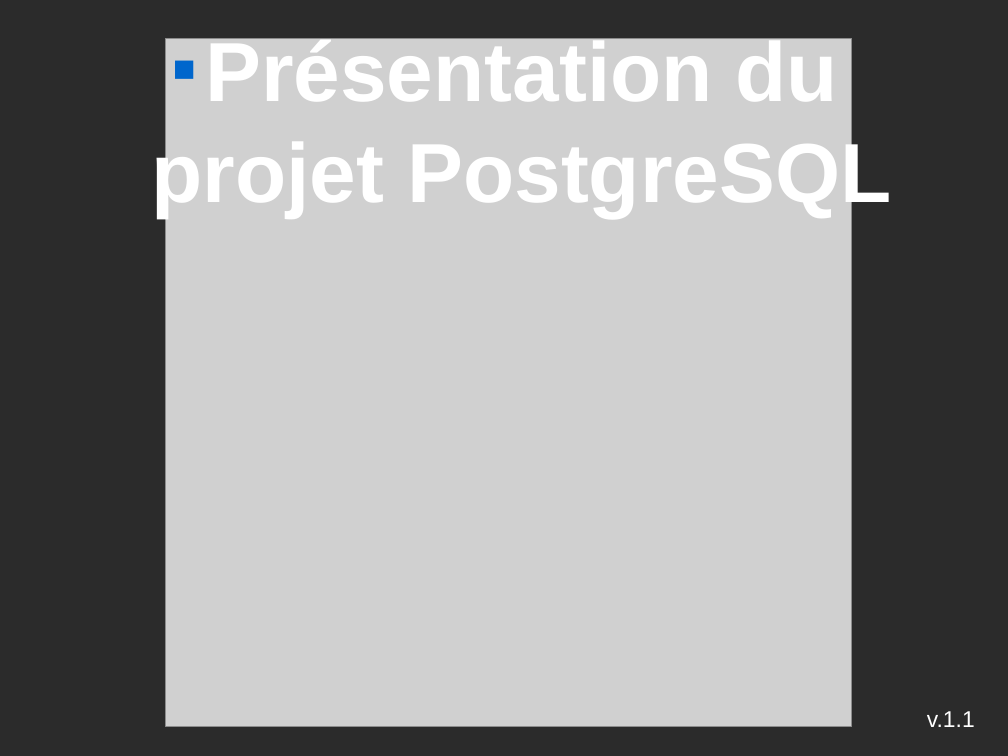
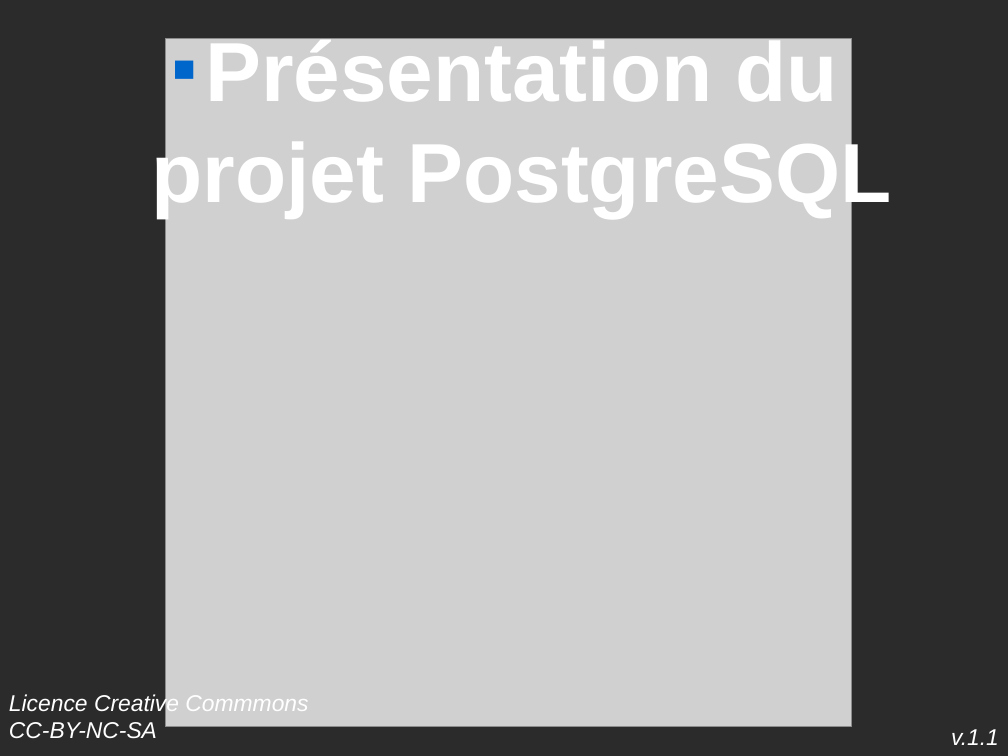
Before and after one commit to postgresqlfr/pgfr_materials, a slide deck: slide 1 of advocacy/trunk/confs/presentationPG.odp. Drawn at 1008x756 pixels with LibreOffice and Linux fonts; fonts in the diff are those of the drawing; grey boxes stand for pictures; background and template pictures are left out; a plain dark background stands for a picture behind light text. Boxes give left, top, right and bottom in pixels: in the first picture for what was removed or moved away, otherwise in the second. Text is boxed around its words. In the diff, an @@ line names an element or a change of style, - is before the commit and + after.

Commit message:
Ajout de la licence.

```diff
--- a/advocacy/trunk/confs/presentationPG.odp
+++ b/advocacy/trunk/confs/presentationPG.odp
@@ text added at (9,693,308,739), 18 pt, text #FFFFFF, italic @@
+Licence Creative Commmons
+CC-BY-NC-SA
@@ text "v.1.1": place and size @@
-text "v.1.1" at (927,711,975,727)
+text "v.1.1" at (951,729,999,745)
@@ text "v.1.1" at (951,729,999,745): italic on; alignment left to right @@
```
